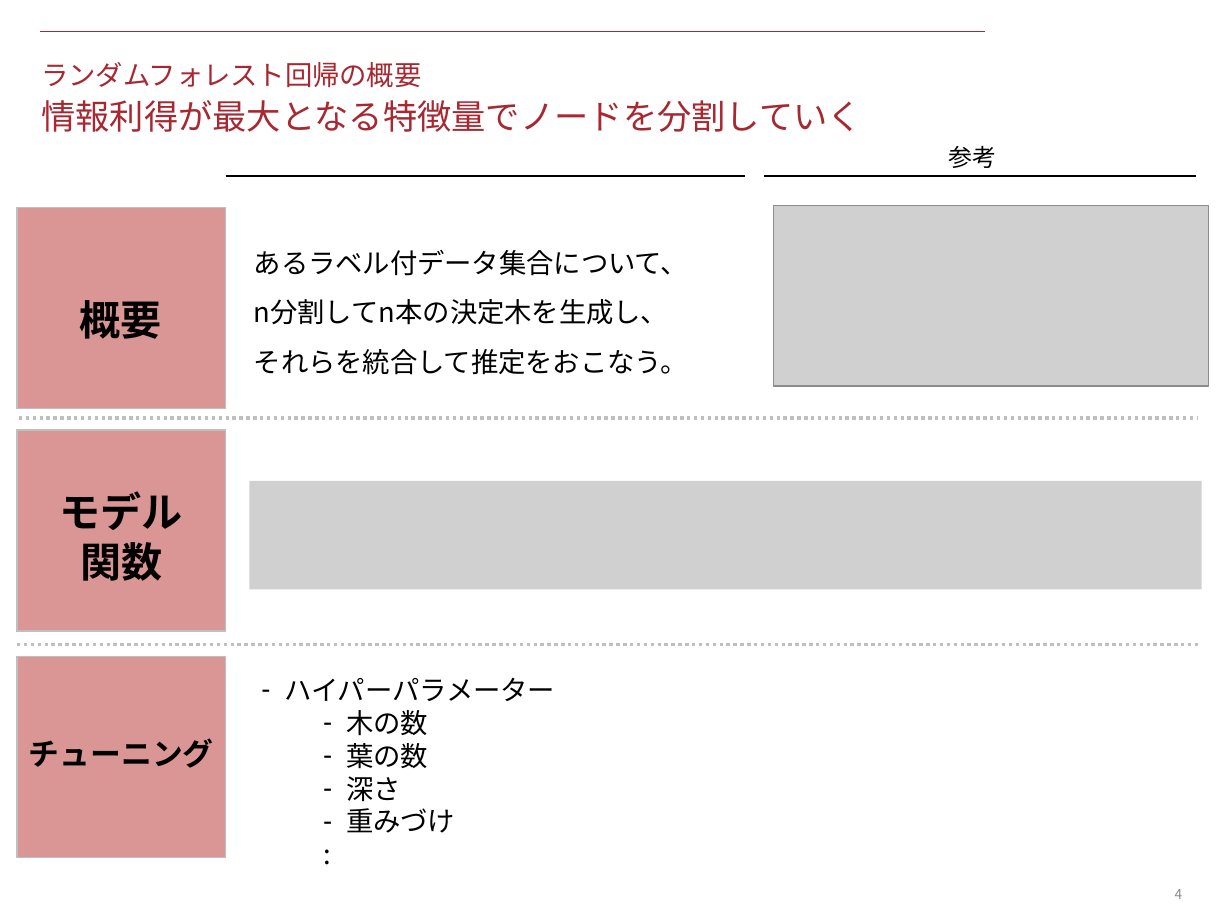
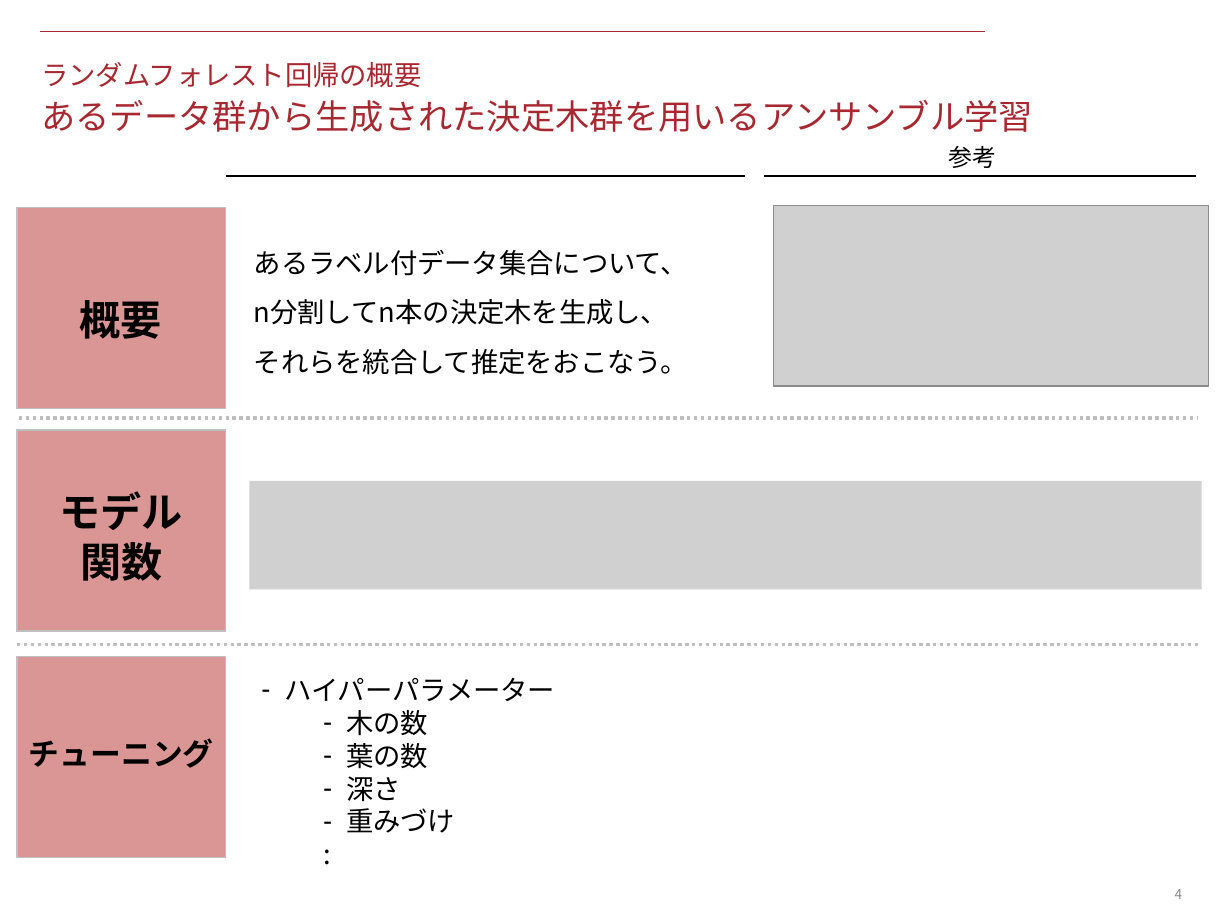
Before and after one commit to KeitoSugiyama/data_science_seminar, a slide deck: slide 4 of 1_logit_and_random_forest/files/document.pptx. Drawn at 1232x924 pixels with LibreOffice and Linux fonts; fonts in the diff are those of the drawing; grey boxes stand for pictures. Boxes give left, top, right and bottom in pixels: in the first picture for what was removed or moved away, otherwise in the second. Text is boxed around its words. In the diff, an @@ line names an element or a change of style, - is before the commit and + after.

```diff
--- a/1_logit_and_random_forest/files/document.pptx
+++ b/1_logit_and_random_forest/files/document.pptx
@@ title at (41, 62, 1033, 132): text changed @@
-ランダムフォレスト回帰の概要
-情報利得が最大となる特徴量でノードを分割していく
+ランダムフォレスト回帰の概要
+あるデータ群から生成された決定木群を用いるアンサンブル学習
```
Also in this commit, not shown: 1 slide added, 2 other files.
